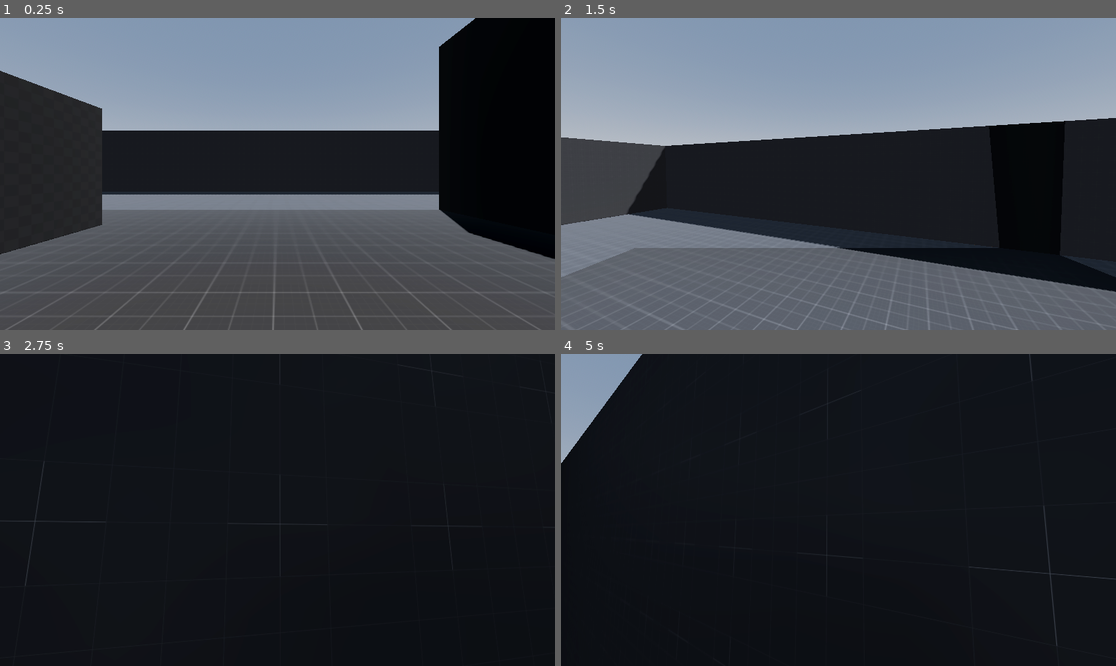
Above: before the commit, frames 1-4 (two rows, left to right).
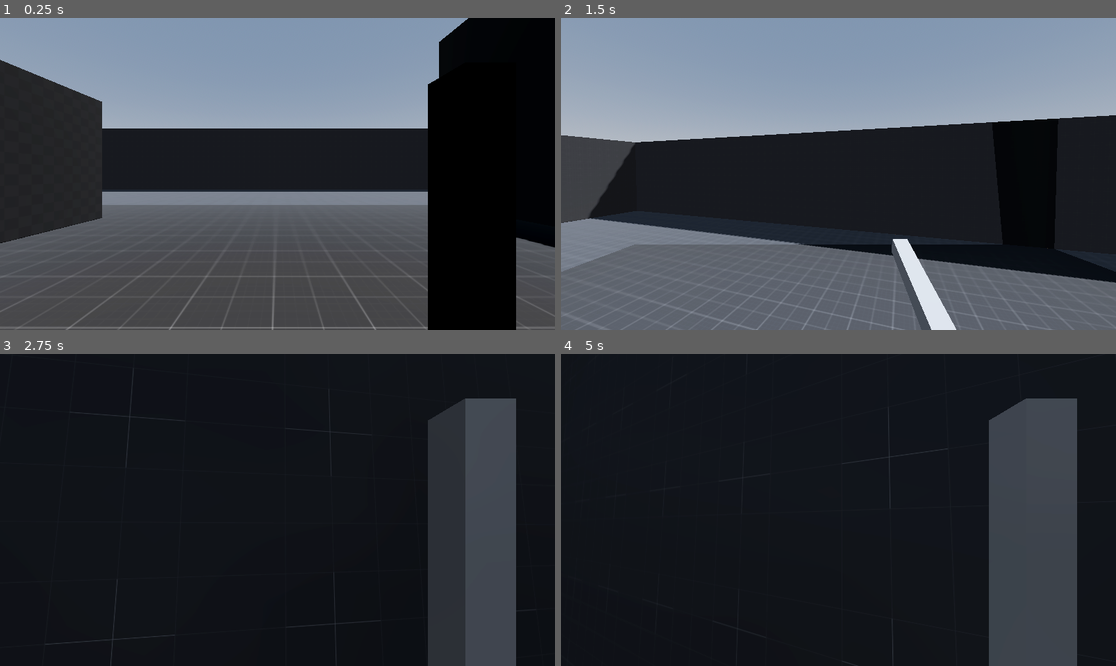
Above: after the commit, the same moments.

Repository: kadirgovdeli/SlashNShoot
Game: Godot game, scene res://scenes/game.tscn
Same seed, same stepped clock (60 frames per second), same inputs: the game is played once before the commit and once after it.
Inputs (mouse positions are in pixels of both pictures, inside the frame that each line leads up to):
- Up to frame 1 (0.25 s): no input
- Up to frame 2 (1.5 s): move the mouse to (866, 174) at 0.52 s; hold W (move_forward) from 0.53 s (still down); right-click (866, 174) at 0.6 s; tap Space (jump) at 0.77 s; click (866, 174) at 0.8 s; move the mouse to (810, 174) at 1.27 s; click (810, 174) at 1.35 s
- Up to frame 3 (2.75 s): keep holding W (move_forward); tap Space (jump) at 1.52 s; tap Shift (dash) at 1.55, 2.1 s; move the mouse to (288, 503) at 2.02 s; right-click (288, 503) at 2.3 s
- Up to frame 4 (5 s): keep holding W (move_forward); tap Enter at 2.75 s; move the mouse to (832, 516) at 2.77 s; right-click (832, 516) at 2.85 s; tap Space (jump) at 3.02, 3.77, 4.52 s; click (832, 516) at 3.05 s; move the mouse to (877, 513) at 3.52 s; click (877, 513) at 3.6 s; tap Shift (dash) at 3.8, 4.35 s; move the mouse to (794, 506) at 4.27 s; right-click (794, 506) at 4.55 s

The runs differ from the first frame. In frame 1, 10% of the frame differs, in the area x 0-100%, y 0-100%; in frame 2, 6.6%; in frame 3, 14%; in frame 4, 16%.

Commit message:
started adding basic combat sysatems such as 'attack animations' and the ability to take damage and die for the enemies

Diff:
--- a/project.godot
+++ b/project.godot
@@ -63,6 +63,10 @@
 ]
 }
 
+[layer_names]
+
+3d_physics/layer_5="combat"
+
 [rendering]
 
 renderer/rendering_method="mobile"
--- /dev/null
+++ b/scenes/Bullet/Bullet.gd
@@ -0,0 +1,6 @@
+extends Node3D
+
+@export var speed:float = 10.0
+# Called every frame. 'delta' is the elapsed time since the previous frame.
+func _process(delta):
+	translate(transform.basis * Vector3(0.0,0.0,speed * delta))
--- /dev/null
+++ b/scenes/Bullet/Bullet.tscn
@@ -0,0 +1,26 @@
+[gd_scene load_steps=5 format=3 uid="uid://e4uepxcauf6p"]
+
+[ext_resource type="Script" path="res://scenes/Bullet/Bullet.gd" id="1_5b5me"]
+
+[sub_resource type="StandardMaterial3D" id="StandardMaterial3D_jy0e1"]
+albedo_color = Color(1, 1, 0.407843, 1)
+emission_enabled = true
+emission = Color(63.905, 39.053, 1.775, 1)
+
+[sub_resource type="CapsuleMesh" id="CapsuleMesh_6858l"]
+radius = 0.1
+height = 0.2
+
+[sub_resource type="SphereShape3D" id="SphereShape3D_si34a"]
+
+[node name="Bullet" type="Node3D"]
+script = ExtResource("1_5b5me")
+
+[node name="MeshInstance3D" type="MeshInstance3D" parent="."]
+material_override = SubResource("StandardMaterial3D_jy0e1")
+mesh = SubResource("CapsuleMesh_6858l")
+
+[node name="bullet_hitbox" type="Area3D" parent="."]
+
+[node name="CollisionShape3D" type="CollisionShape3D" parent="bullet_hitbox"]
+shape = SubResource("SphereShape3D_si34a")
--- a/scenes/enemies/enemy_melee/enemy.gd
+++ b/scenes/enemies/enemy_melee/enemy.gd
@@ -1,4 +1,6 @@
-extends CharacterBody3D
+class_name enemy extends CharacterBody3D
+@export var max_health:float = 10.0
+@export var health:float = 10.0
 
 @export var speed:float = 5.0
 @export var player:CharacterBody3D;
@@ -6,7 +8,16 @@
 @onready var nav = $NavigationAgent3D
 @onready var detected_label = $DetectedLabel
 
+signal enemy_died(enemy:CharacterBody3D)
 
+func take_damage(damage:float) -> void:
+	health -= damage
+	if health < 0.0:
+		die()
+
+func die() -> void:
+	emit_signal("enemy_died", self)
+	queue_free()
 
 func _physics_process(delta):
 	if player != null:
--- a/scenes/enemies/enemy_melee/enemy.tscn
+++ b/scenes/enemies/enemy_melee/enemy.tscn
@@ -13,6 +13,8 @@
 points = PackedVector3Array(0, 1, 0, 10, 0, -15, 10, 5, -15, -10, 0, -15, -10, 5, -15)
 
 [node name="EnemyMelee" type="CharacterBody3D" groups=["Enemy"]]
+collision_layer = 17
+collision_mask = 17
 script = ExtResource("1_tluqw")
 
 [node name="CollisionShape3D" type="CollisionShape3D" parent="."]
--- a/scenes/player/FpsCamera.gd
+++ b/scenes/player/FpsCamera.gd
@@ -16,7 +16,7 @@
 	if player == null:
 		player = owner as CharacterBody3D
 
-func _unhandled_input(event):
+func _input(event):
 	if event is InputEventMouseMotion:
 		var rot:Vector2 = event.relative / get_viewport().get_visible_rect().size
 		player.rotate_y(-rot.x * mouse_sensitivity)
--- a/scenes/player/player.gd
+++ b/scenes/player/player.gd
@@ -1,6 +1,11 @@
 extends CharacterBody3D
 
+@export_category("Combat")
+@export_range(1.0,100.0) var max_health:float = 100.0
+@export_range(1.0,100.0) var health:float = 100.0
+@export_range(1.0,100.0) var melee_damage:float = 10.0
 
+@export_category("Movement")
 @export_range(0.0,20.0) var movement_speed = 10.0
 @export_range(0.0,20.0) var acceleration = 10.0
 @export_range(0.0,100.0) var dash_speed = 40.0
@@ -13,12 +18,17 @@
 
 # Get the gravity from the project settings to be synced with RigidBody nodes.
 var gravity = ProjectSettings.get_setting("physics/3d/default_gravity")
-var _speed = 0.0
+var _speed:float = 0.0
 
 var can_dash:bool = true
-var is_dashing = false
+var is_dashing:bool = false
+var dash_dir:Vector3 = Vector3.ZERO
+
+var is_aiming:bool = false
 
 @onready var fps_camera = $FpsCamera
+@onready var combat_anim_player = $CombatAnimPlayer
+@onready var hit_area = $FpsCamera/HitArea
 
 func _ready():
 	_speed = movement_speed
@@ -29,7 +39,48 @@
 	dash_timer.timeout.connect(func(): is_dashing = false)
 	dash_cooldown_timer.timeout.connect(func(): can_dash = true)
 
+func _unhandled_input(event):
+	if Input.is_action_just_pressed("dash"):
+		handle_dash_state_change()
+	if Input.is_action_just_pressed("aim"):
+		is_aiming = true
+		combat_anim_player.play("Aim")
+	if Input.is_action_just_released("aim"):
+		is_aiming = false
+		combat_anim_player.play_backwards("Aim")
+
 func _physics_process(delta):
+	var input_direction = Input.get_vector("move_left", "move_right", "move_forward", "move_backward")
+	var direction = (transform.basis * Vector3(input_direction.x, 0, input_direction.y)).normalized()
+
+	if is_dashing:
+		move_and_collide(direction * dash_speed * delta)
+	else:
+		handle_default_movement(direction, delta)
+
+	if Input.is_action_just_pressed("attack"):
+		if is_aiming:
+			pass
+		else:
+			attack()
+
+func attack() -> void:
+	combat_anim_player.play("sword_swing")
+	var hit_targets = hit_area.get_overlapping_bodies()
+	print(hit_targets)
+	for target in hit_targets:
+		if target.has_method("take_damage"):
+			target.take_damage(melee_damage)
+
+func handle_dash_state_change() -> void:
+	if not can_dash:
+		return
+	can_dash = false
+	is_dashing = true
+	dash_timer.start(dash_time)
+	dash_cooldown_timer.start(dash_cooldown)
+
+func handle_default_movement(direction:Vector3 ,delta:float) -> void:
 	# Add the gravity.
 	if not is_on_floor():
 		velocity.y -= gravity * 2.0 * delta
@@ -38,28 +89,16 @@
 	if Input.is_action_just_pressed("jump") and is_on_floor():
 		velocity.y = sqrt(jump_height * 2.0 * gravity)
 
-	# Get the input direction and handle the movement/deceleration.
-	# As good practice, you should replace UI actions with custom gameplay actions.
-	var input_dir = Input.get_vector("move_left", "move_right", "move_forward", "move_backward")
-	var direction = (transform.basis * Vector3(input_dir.x, 0, input_dir.y)).normalized()
 
-
-	if direction and not is_dashing:
+	if direction:
 		if is_on_floor():
 			velocity.x = lerp(velocity.x , direction.x * _speed, acceleration * delta)
 			velocity.z = lerp(velocity.z , direction.z * _speed, acceleration * delta)
 		else:
 			velocity.x = lerp(velocity.x , direction.x * _speed, acceleration / 2.0 * delta)
 			velocity.z = lerp(velocity.z , direction.z * _speed, acceleration / 2.0 * delta)
-	elif not is_dashing:
+	else:
 		velocity.x = lerp(velocity.x , 0.0, 10.0 * delta)
 		velocity.z = lerp(velocity.z , 0.0, 10.0 * delta)
 
-	if Input.is_action_just_pressed("dash") and can_dash:
-		can_dash = false
-		is_dashing = true
-		velocity = direction * dash_speed
-		dash_timer.start(dash_time)
-		dash_cooldown_timer.start(dash_cooldown)
-
 	move_and_slide()
--- a/scenes/player/player.tscn
+++ b/scenes/player/player.tscn
@@ -1,22 +1,319 @@
-[gd_scene load_steps=4 format=3 uid="uid://c4mmatexnt8lx"]
+[gd_scene load_steps=12 format=3 uid="uid://c4mmatexnt8lx"]
 
 [ext_resource type="Script" path="res://scenes/player/player.gd" id="1_rjgro"]
 [ext_resource type="Script" path="res://scenes/player/FpsCamera.gd" id="2_abi3k"]
+[ext_resource type="Texture2D" uid="uid://d8q8iy4g642v" path="res://assets/images/crosshair/crosshair.png" id="3_ye50y"]
 
 [sub_resource type="CapsuleShape3D" id="CapsuleShape3D_rvjwb"]
+
+[sub_resource type="BoxMesh" id="BoxMesh_01tu1"]
+size = Vector3(0.05, 1, 0.05)
+
+[sub_resource type="BoxMesh" id="BoxMesh_oqx8e"]
+size = Vector3(0.1, 0.1, 0.5)
+
+[sub_resource type="BoxShape3D" id="BoxShape3D_acvmq"]
+size = Vector3(0.75, 0.75, 1)
+
+[sub_resource type="Animation" id="Animation_vs8gm"]
+resource_name = "Aim"
+length = 0.1
+tracks/0/type = "value"
+tracks/0/imported = false
+tracks/0/enabled = true
+tracks/0/path = NodePath("FpsCamera/Camera3D:fov")
+tracks/0/interp = 1
+tracks/0/loop_wrap = true
+tracks/0/keys = {
+"times": PackedFloat32Array(0, 0.1),
+"transitions": PackedFloat32Array(1, 1),
+"update": 0,
+"values": [75.0, 73.7]
+}
+tracks/1/type = "value"
+tracks/1/imported = false
+tracks/1/enabled = true
+tracks/1/path = NodePath(".:movement_speed")
+tracks/1/interp = 1
+tracks/1/loop_wrap = true
+tracks/1/keys = {
+"times": PackedFloat32Array(0, 0.1),
+"transitions": PackedFloat32Array(1, 1),
+"update": 0,
+"values": [10.0, 6.376]
+}
+tracks/2/type = "value"
+tracks/2/imported = false
+tracks/2/enabled = true
+tracks/2/path = NodePath("FpsCamera/Camera3D/Gun:position")
+tracks/2/interp = 1
+tracks/2/loop_wrap = true
+tracks/2/keys = {
+"times": PackedFloat32Array(0, 0.1),
+"transitions": PackedFloat32Array(1, 1),
+"update": 0,
+"values": [Vector3(-0.16, -0.06, 0.305), Vector3(-0.16, -0.06, -0.01)]
+}
+tracks/3/type = "value"
+tracks/3/imported = false
+tracks/3/enabled = true
+tracks/3/path = NodePath("FpsCamera/Camera3D/Gun:rotation")
+tracks/3/interp = 1
+tracks/3/loop_wrap = true
+tracks/3/keys = {
+"times": PackedFloat32Array(0, 0.1),
+"transitions": PackedFloat32Array(1, 1),
+"update": 0,
+"values": [Vector3(0, 0, 0), Vector3(0, 0, 0)]
+}
+tracks/4/type = "value"
+tracks/4/imported = false
+tracks/4/enabled = true
+tracks/4/path = NodePath("FpsCamera/Camera3D/Sword:position")
+tracks/4/interp = 1
+tracks/4/loop_wrap = true
+tracks/4/keys = {
+"times": PackedFloat32Array(0, 0.1),
+"transitions": PackedFloat32Array(1, 1),
+"update": 0,
+"values": [Vector3(0.21, -0.39, -0.225), Vector3(0.32, -0.39, -0.14)]
+}
+tracks/5/type = "value"
+tracks/5/imported = false
+tracks/5/enabled = true
+tracks/5/path = NodePath("FpsCamera/Camera3D/Sword:rotation")
+tracks/5/interp = 1
+tracks/5/loop_wrap = true
+tracks/5/keys = {
+"times": PackedFloat32Array(0, 0.1),
+"transitions": PackedFloat32Array(1, 1),
+"update": 0,
+"values": [Vector3(0, 0, 0), Vector3(0, 0, 0)]
+}
+tracks/6/type = "value"
+tracks/6/imported = false
+tracks/6/enabled = true
+tracks/6/path = NodePath("UI:visible")
+tracks/6/interp = 1
+tracks/6/loop_wrap = true
+tracks/6/keys = {
+"times": PackedFloat32Array(0, 0.1),
+"transitions": PackedFloat32Array(1, 1),
+"update": 1,
+"values": [false, true]
+}
+tracks/7/type = "value"
+tracks/7/imported = false
+tracks/7/enabled = true
+tracks/7/path = NodePath("FpsCamera:mouse_sensitivity")
+tracks/7/interp = 1
+tracks/7/loop_wrap = true
+tracks/7/keys = {
+"times": PackedFloat32Array(0, 0.1),
+"transitions": PackedFloat32Array(1, 1),
+"update": 0,
+"values": [5.889, 3.99]
+}
+
+[sub_resource type="Animation" id="Animation_c3oou"]
+length = 0.001
+tracks/0/type = "value"
+tracks/0/imported = false
+tracks/0/enabled = true
+tracks/0/path = NodePath("FpsCamera/Camera3D:fov")
+tracks/0/interp = 1
+tracks/0/loop_wrap = true
+tracks/0/keys = {
+"times": PackedFloat32Array(0),
+"transitions": PackedFloat32Array(1),
+"update": 0,
+"values": [75.0]
+}
+tracks/1/type = "value"
+tracks/1/imported = false
+tracks/1/enabled = true
+tracks/1/path = NodePath(".:movement_speed")
+tracks/1/interp = 1
+tracks/1/loop_wrap = true
+tracks/1/keys = {
+"times": PackedFloat32Array(0),
+"transitions": PackedFloat32Array(1),
+"update": 0,
+"values": [10.0]
+}
+tracks/2/type = "value"
+tracks/2/imported = false
+tracks/2/enabled = true
+tracks/2/path = NodePath("FpsCamera/Camera3D/Sword:position")
+tracks/2/interp = 1
+tracks/2/loop_wrap = true
+tracks/2/keys = {
+"times": PackedFloat32Array(0),
+"transitions": PackedFloat32Array(1),
+"update": 0,
+"values": [Vector3(0.21, -0.39, -0.225)]
+}
+tracks/3/type = "value"
+tracks/3/imported = false
+tracks/3/enabled = true
+tracks/3/path = NodePath("FpsCamera/Camera3D/Sword:rotation")
+tracks/3/interp = 1
+tracks/3/loop_wrap = true
+tracks/3/keys = {
+"times": PackedFloat32Array(0),
+"transitions": PackedFloat32Array(1),
+"update": 0,
+"values": [Vector3(0, 0, 0)]
+}
+tracks/4/type = "value"
+tracks/4/imported = false
+tracks/4/enabled = true
+tracks/4/path = NodePath("FpsCamera/Camera3D/Gun:position")
+tracks/4/interp = 1
+tracks/4/loop_wrap = true
+tracks/4/keys = {
+"times": PackedFloat32Array(0),
+"transitions": PackedFloat32Array(1),
+"update": 0,
+"values": [Vector3(-0.16, -0.06, 0.305)]
+}
+tracks/5/type = "value"
+tracks/5/imported = false
+tracks/5/enabled = true
+tracks/5/path = NodePath("FpsCamera/Camera3D/Gun:rotation")
+tracks/5/interp = 1
+tracks/5/loop_wrap = true
+tracks/5/keys = {
+"times": PackedFloat32Array(0),
+"transitions": PackedFloat32Array(1),
+"update": 0,
+"values": [Vector3(0, 0, 0)]
+}
+tracks/6/type = "value"
+tracks/6/imported = false
+tracks/6/enabled = true
+tracks/6/path = NodePath("UI:visible")
+tracks/6/interp = 1
+tracks/6/loop_wrap = true
+tracks/6/keys = {
+"times": PackedFloat32Array(0),
+"transitions": PackedFloat32Array(1),
+"update": 1,
+"values": [false]
+}
+tracks/7/type = "value"
+tracks/7/imported = false
+tracks/7/enabled = true
+tracks/7/path = NodePath("FpsCamera:mouse_sensitivity")
+tracks/7/interp = 1
+tracks/7/loop_wrap = true
+tracks/7/keys = {
+"times": PackedFloat32Array(0),
+"transitions": PackedFloat32Array(1),
+"update": 0,
+"values": [5.889]
+}
+
+[sub_resource type="Animation" id="Animation_g16l6"]
+resource_name = "sword_swing"
+length = 0.1
+tracks/0/type = "value"
+tracks/0/imported = false
+tracks/0/enabled = true
+tracks/0/path = NodePath("FpsCamera/Camera3D/Sword:position")
+tracks/0/interp = 1
+tracks/0/loop_wrap = true
+tracks/0/keys = {
+"times": PackedFloat32Array(0, 0.1),
+"transitions": PackedFloat32Array(1, 1),
+"update": 0,
+"values": [Vector3(0.21, -0.39, -0.225), Vector3(0.21, -0.39, -0.225)]
+}
+tracks/1/type = "value"
+tracks/1/imported = false
+tracks/1/enabled = true
+tracks/1/path = NodePath("FpsCamera/Camera3D/Sword:rotation")
+tracks/1/interp = 1
+tracks/1/loop_wrap = true
+tracks/1/keys = {
+"times": PackedFloat32Array(0, 0.1),
+"transitions": PackedFloat32Array(1, 1),
+"update": 0,
+"values": [Vector3(0, 0, 0), Vector3(-1.27758, 0, 0)]
+}
+
+[sub_resource type="AnimationLibrary" id="AnimationLibrary_6xu1t"]
+_data = {
+"Aim": SubResource("Animation_vs8gm"),
+"RESET": SubResource("Animation_c3oou"),
+"sword_swing": SubResource("Animation_g16l6")
+}
 
 [node name="Player" type="CharacterBody3D" groups=["Player"]]
 script = ExtResource("1_rjgro")
 
 [node name="CollisionShape3D" type="CollisionShape3D" parent="."]
-transform = Transform3D(1, 0, 0, 0, 1, 0, 0, 0, 1, 0, 1, 0)
+transform = Transform3D(1, 0, 0, 0, 1, 0, 0, 0, 1, 0, 1.25, 0)
 shape = SubResource("CapsuleShape3D_rvjwb")
 
 [node name="FpsCamera" type="Node3D" parent="." node_paths=PackedStringArray("player")]
 transform = Transform3D(1, 0, 0, 0, 1, 0, 0, 0, 1, 0, 1.75, 0)
 script = ExtResource("2_abi3k")
 player = NodePath("..")
+mouse_sensitivity = 5.889
 
 [node name="Camera3D" type="Camera3D" parent="FpsCamera"]
 
 [node name="ReflectionProbe" type="ReflectionProbe" parent="FpsCamera/Camera3D"]
+
+[node name="Sword" type="Node3D" parent="FpsCamera/Camera3D"]
+transform = Transform3D(1, 0, 0, 0, 1, 0, 0, 0, 1, 0.21, -0.39, -0.225)
+
+[node name="MeshInstance3D" type="MeshInstance3D" parent="FpsCamera/Camera3D/Sword"]
+mesh = SubResource("BoxMesh_01tu1")
+
+[node name="Gun" type="Node3D" parent="FpsCamera/Camera3D"]
+transform = Transform3D(1, 0, 0, 0, 1, 0, 0, 0, 1, -0.16, -0.06, 0.305)
+
+[node name="MeshInstance3D" type="MeshInstance3D" parent="FpsCamera/Camera3D/Gun"]
+mesh = SubResource("BoxMesh_oqx8e")
+
+[node name="Marker3D" type="Marker3D" parent="FpsCamera/Camera3D/Gun"]
+transform = Transform3D(1, 0, 0, 0, 1, 0, 0, 0, 1, 0, 0, -0.4)
+
+[node name="HitArea" type="Area3D" parent="FpsCamera"]
+transform = Transform3D(1, 0, 0, 0, 1, 0, 0, 0, 1, 0, 0, -1.1)
+collision_layer = 17
+collision_mask = 17
+
+[node name="CollisionShape3D" type="CollisionShape3D" parent="FpsCamera/HitArea"]
+shape = SubResource("BoxShape3D_acvmq")
+
+[node name="CombatAnimPlayer" type="AnimationPlayer" parent="."]
+libraries = {
+"": SubResource("AnimationLibrary_6xu1t")
+}
+playback_default_blend_time = 0.1
+next/sword_swing = &"RESET"
+blend_times = [&"sword_swing", &"RESET", 50.0]
+
+[node name="UI" type="Control" parent="."]
+visible = false
+layout_mode = 3
+anchors_preset = 15
+anchor_right = 1.0
+anchor_bottom = 1.0
+grow_horizontal = 2
+grow_vertical = 2
+
+[node name="CenterContainer" type="CenterContainer" parent="UI"]
+layout_mode = 1
+anchors_preset = 15
+anchor_right = 1.0
+anchor_bottom = 1.0
+grow_horizontal = 2
+grow_vertical = 2
+
+[node name="TextureRect" type="TextureRect" parent="UI/CenterContainer"]
+layout_mode = 2
+texture = ExtResource("3_ye50y")
Binary file added: assets/images/crosshair/crosshair.png
Not shown, added: assets/images/crosshair/crosshair.png.import
